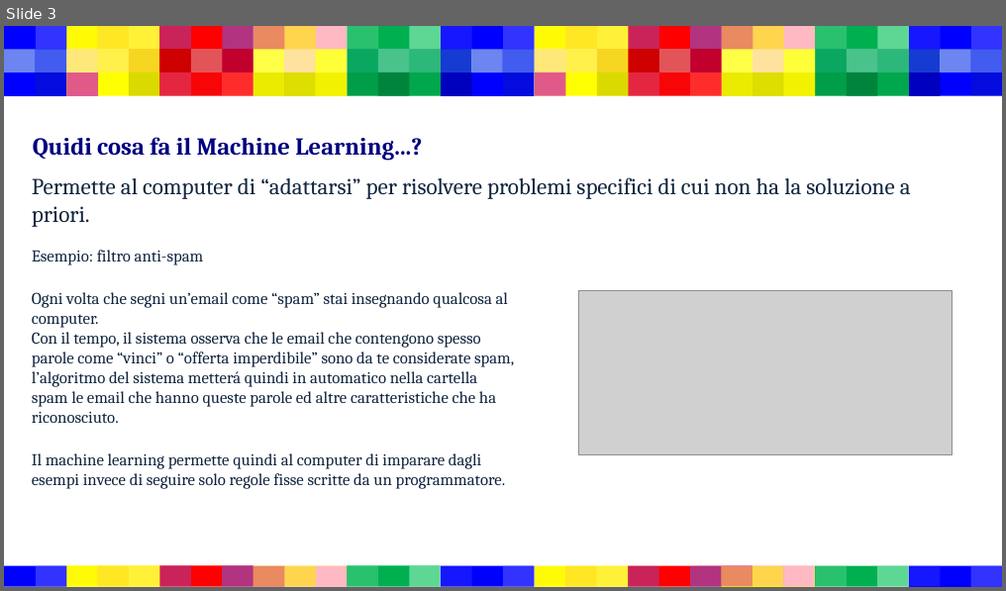
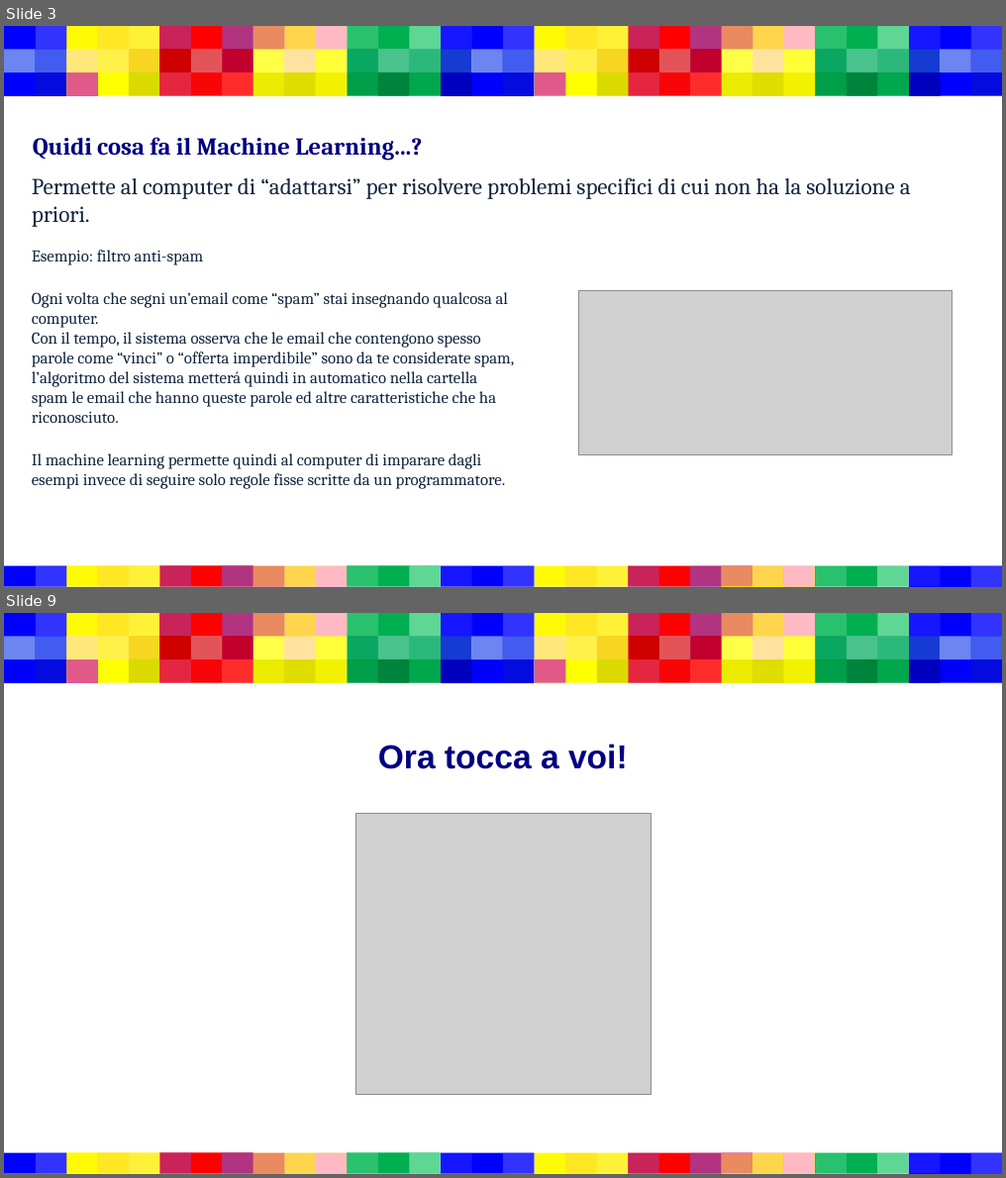
Before and after one commit to Biondi-Tommaso/knnVisualizer, a slide deck: Materiale_per_tutor/Presentazione.pptx. Shown one above the other, each under a label of ours: slide 3 before the commit, slides 3 and 9 after it; the slides between them are not shown. The pictures are 1006x591 and 1006x1178 pixels, drawn with LibreOffice and Linux fonts; fonts in the diff are those of the drawing; grey boxes stand for pictures. Boxes give left, top, right and bottom in pixels: in the first picture for what was removed or moved away, otherwise in the second. Text is boxed around its words. In the diff, an @@ line names an element or a change of style, - is before the commit and + after.

```diff
--- a/Materiale_per_tutor/Presentazione.pptx
+++ b/Materiale_per_tutor/Presentazione.pptx
@@ slide 9 added at <box>4,613,1002,1174</box>, background #FFFFFF; not listed: 131 template elements that a slide beside it also shows @@
@@ title added at <box>378,744,628,769</box>, 32 pt, text #000080, bold @@
+Ora tocca a voi!
@@ picture added at <box>355,813,650,1094</box> @@
```
Also in this commit, not shown: 6 slides changed, 1 other slide added.
